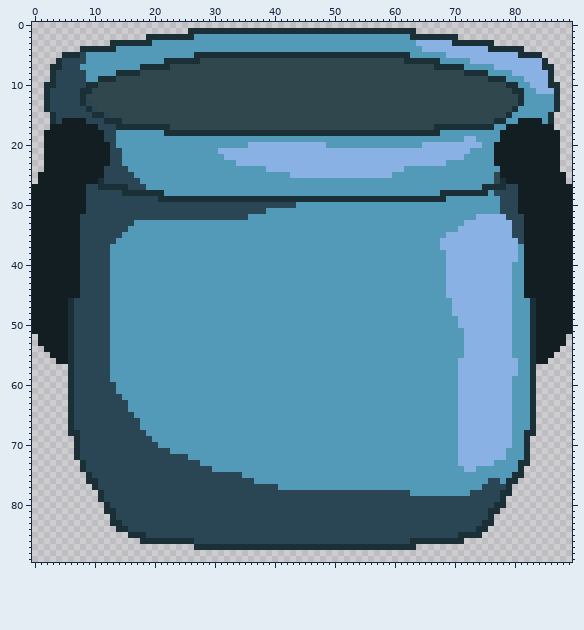
Two states of a sprite sheet, YetiFarm/Assets/Minigames/FindTheFish/Graphics/Buckets/BlueBucket.png. The picture above is the old version.
The file is 90x90 pixels. Colours within 5 levels of each other are drawn and written as one.
After the commit:
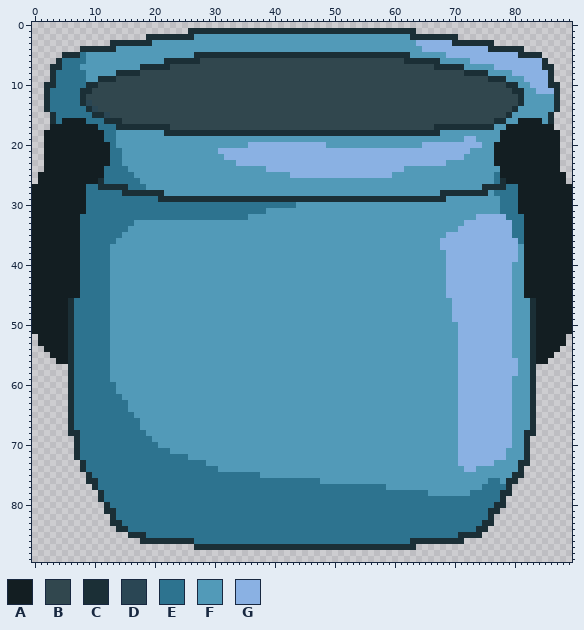
Palette (. is transparent): A #131e22  B #31474e  C #1b2f36  D #2a4654  E #2d738f  F #529ab8  G #8ab1e3
What changed:
Changed rows in their new state; - is an unchanged pixel.
first column x 3:
 5 -----E-------------------------------------------------------------------------
 6 --EEEE-------------------------------------------------------------------------
 7 --EEE--------------------------------------------------------------------------
 8 -EEEEE-------------------------------------------------------------------------
 9 -EEEEE-------------------------------------------------------------------------
10 -EEEEE-------------------------------------------------------------------------
11 EEEEE--------------------------------------------------------------------------
12 EEEEE--------------------------------------------------------------------------
13 EEEEE--------------------------------------------------------------------------
14 EEEEEE-------------------------------------------------------------------------
15 -EEEEEE------------------------------------------------------------------------
16 -E----EEE----------------------------------------------------------------------
17 --------EEE--------------------------------------------------------------------
18 ---------EE--------------------------------------------------------------------
19 ---------EE--------------------------------------------------------------------
20 ----------E--------------------------------------------------------------------
21 ----------EE-------------------------------------------------------------------
22 ----------EE-------------------------------------------------------------------
23 ----------EE-------------------------------------------------------------------
24 ---------EEEE------------------------------------------------------------------
25 ---------EEEEE------------------------------------------------------------E----
26 ---------EEEEEE-----------------------------------------------------------E----
27 ------EE-----EEE------------------------------------------------------------EE-
28 ------EEEEEE--------------------------------------------------------------EEEE-
29 ------EEEEEEEEEEEE---------------------------------------------------------EEE-
30 ------EEEEEEEEEEEEEEEEEEEEEEEEEEEEEEEEEEE----------------------------------EEE-
31 ------EEEEEEEEEEEEEEEEEEEEEEEEEEEEEE---------------------------------------EEE-
32 -----EEEEEEEEEEEEEEEEEEEEEEEEEEEE-------------------------------------------EEE
33 -----EEEEEEEEE---------------------------------------------------------------EE
34 -----EEEEEEEE----------------------------------------------------------------EE
35 -----EEEEEEE-----------------------------------------------------------------EE
36 -----EEEEEE-------------------------------------------------------------------E
37 -----EEEEE---------------------------------------------------------------------
38 -----EEEEE---------------------------------------------------------------------
39 -----EEEEE---------------------------------------------------------------------
40 -----EEEEE---------------------------------------------------------------------
41 -----EEEEE---------------------------------------------------------------------
42 -----EEEEE---------------------------------------------------------------------
43 -----EEEEE---------------------------------------------------------------------
44 -----EEEEE---------------------------------------------------------------------
45 -----EEEEE---------------------------------------------------------------------
46 ----EEEEEE---------------------------------------------------------------------
47 ----EEEEEE---------------------------------------------------------------------
48 ----EEEEEE---------------------------------------------------------------------
49 ----EEEEEE---------------------------------------------------------G-----------
50 ----EEEEEE---------------------------------------------------------------------
51 ----EEEEEE----------------------------------------------------------G----------
52 ----EEEEEE----------------------------------------------------------G----------
53 ----EEEEEE----------------------------------------------------------G----------
54 ----EEEEEE----------------------------------------------------------G----------
55 ----EEEEEE----------------------------------------------------------G----------
56 ----EEEEEE---------------------------------------------------------------------
57 ----EEEEEE---------------------------------------------------------------------
58 ----EEEEEE---------------------------------------------------------------------
59 ----EEEEEE---------------------------------------------------------------------
60 ----EEEEEEE--------------------------------------------------------------------
61 ----EEEEEEE--------------------------------------------------------------------
62 ----EEEEEEEE-------------------------------------------------------------------
63 ----EEEEEEEEE------------------------------------------------------------------
64 ----EEEEEEEEE------------------------------------------------------------------
65 ----EEEEEEEEEE-----------------------------------------------------------------
66 ----EEEEEEEEEEE----------------------------------------------------------------
67 ----EEEEEEEEEEE----------------------------------------------------------------
68 -----EEEEEEEEEEE---------------------------------------------------------------
69 -----EEEEEEEEEEEE--------------------------------------------------------------
70 -----EEEEEEEEEEEEE-------------------------------------------------------------
71 -----EEEEEEEEEEEEEEE-----------------------------------------------------------
72 -----EEEEEEEEEEEEEEEEEE--------------------------------------------------------
73 ------EEEEEEEEEEEEEEEEEEEE-----------------------------------------------------
74 ------EEEEEEEEEEEEEEEEEEEEEE---------------------------------------------------
75 -------EEEEEEEEEEEEEEEEEEEEEEEEEEEE--------------------------------------------
76 --------EEEEEEEEEEEEEEEEEEEEEEEEEEEEEEEEEEEEE----------------------------EE----
77 --------EEEEEEEEEEEEEEEEEEEEEEEEEEEEEEEEEEEEEEEEEEEEEEEE----------------EEEE---
78 ---------EEEEEEEEEEEEEEEEEEEEEEEEEEEEEEEEEEEEEEEEEEEEEEEEEEEEEE-------EEEEE----
79 ---------EEEEEEEEEEEEEEEEEEEEEEEEEEEEEEEEEEEEEEEEEEEEEEEEEEEEEEEEEEEEEEEEEE----
80 ----------EEEEEEEEEEEEEEEEEEEEEEEEEEEEEEEEEEEEEEEEEEEEEEEEEEEEEEEEEEEEEEEE-----
81 -----------EEEEEEEEEEEEEEEEEEEEEEEEEEEEEEEEEEEEEEEEEEEEEEEEEEEEEEEEEEEEEE------
82 -----------EEEEEEEEEEEEEEEEEEEEEEEEEEEEEEEEEEEEEEEEEEEEEEEEEEEEEEEEEEEEEE------
83 ------------EEEEEEEEEEEEEEEEEEEEEEEEEEEEEEEEEEEEEEEEEEEEEEEEEEEEEEEEEEEE-------
84 -------------EEEEEEEEEEEEEEEEEEEEEEEEEEEEEEEEEEEEEEEEEEEEEEEEEEEEEEEEEE--------
85 ----------------EEEEEEEEEEEEEEEEEEEEEEEEEEEEEEEEEEEEEEEEEEEEEEEEEEEE-----------
86 ------------------------EEEEEEEEEEEEEEEEEEEEEEEEEEEEEEEEEEEE-------------------
Where, in picture pixels (left, top, right, bottom), the same in both pictures:
changed: (50, 52, 524, 544)
